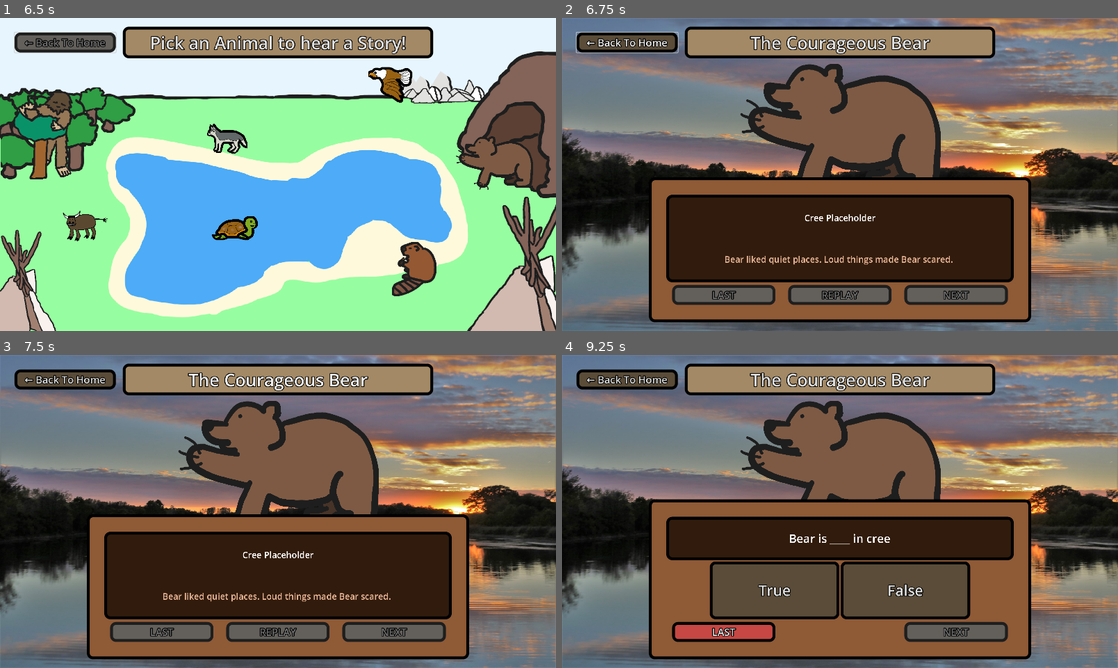
Above: before the commit, frames 1-4 (two rows, left to right).
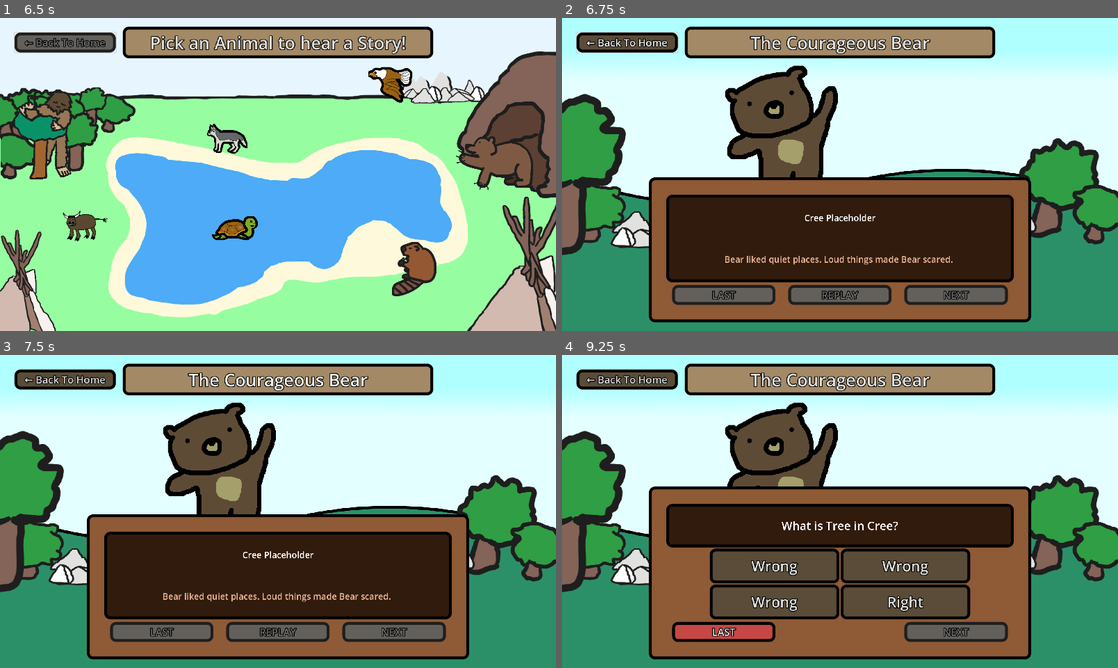
Above: after the commit, the same moments.

Repository: PolTwice/ProjectTanisi
Game: Godot game, scene res://main.tscn
Two runs of this game, one before a commit and one after it. Both use one fixed random seed, a clock stepped at 60 frames per second and the inputs below.
Inputs (mouse positions are in pixels of both pictures, inside the frame that each line leads up to):
- Up to frame 1 (6.5 s): click "Pick an Animal to hear a Stor…" at 0.5 s; click "Pick an Animal to hear a Stor…" at 1.25 s; click "Pick an Animal to hear a Stor…" at 2 s; tap Enter at 2.75 s; move the mouse to (83, 227) at 2.77 s; click (83, 227) at 2.92 s; click "Buffalo Learns Respect" at 3.5 s; click "Buffalo Learns Respect" at 4.25 s; click "Buffalo Learns Respect" at 5 s; click "← Back To Home" at 5.75 s
- Up to frame 2 (6.75 s): move the mouse to (1056, 161) at 6.52 s; click (1056, 161) at 6.67 s
- Up to frame 3 (7.5 s): click "The Courageous Bear" at 7.25 s
- Up to frame 4 (9.25 s): click "REPLAY" at 8 s; click "NEXT" at 8.75 s

Frame 1 is identical in both runs. In frame 2, 60% of the frame differs, in the area x 0-100%, y 0-100%; in frame 3, 60%; in frame 4, 66%.

Commit message:
Added new assets and added to resource for bear

Diff:
--- a/ChapterOne/BearLesson/BearLesson.tscn
+++ b/ChapterOne/BearLesson/BearLesson.tscn
@@ -11,6 +11,6 @@
 [node name="StoryManager" parent="." instance=ExtResource("1_0qtf8")]
 lessonName = "The Courageous Bear"
 storyResource = ExtResource("2_b786v")
-quizResourceArray = Array[Resource]([ExtResource("3_mbisl"), ExtResource("4_7lgg7")])
+quizResourceArray = Array[Resource]([ExtResource("4_7lgg7"), ExtResource("3_mbisl")])
 animationResource = ExtResource("4_3v5wr")
 order = Array[int]([1, 0, 1, 1, 1, 1, 1, 1, 0])
--- a/GenericScenes/Animation/animation.tscn
+++ b/GenericScenes/Animation/animation.tscn
@@ -46,8 +46,7 @@
 texture = ExtResource("2_lbjq8")
 
 [node name="AnimatedSprite" type="AnimatedSprite2D" parent="."]
-position = Vector2(960, 400)
-scale = Vector2(0.26, 0.26)
+position = Vector2(960, 540)
 sprite_frames = SubResource("SpriteFrames_jvqao")
 autoplay = "default"
 
--- a/GenericScenes/QuizBox/QuizBox.gd
+++ b/GenericScenes/QuizBox/QuizBox.gd
@@ -38,7 +38,6 @@
 		button_d.text = quizResourceChild.choices[3]
 	else:
 		button_cd_box.visible=false;
-		quizResourceChild.correctIndex = 0
 
 	#if there is no picture, hide the picture, else change the texture
 	if quizResourceChild.picture == null:
--- a/Tests/testanimation.tres
+++ b/Tests/testanimation.tres
@@ -1,23 +1,28 @@
-[gd_resource type="Resource" script_class="animation_resource" load_steps=12 format=3 uid="uid://ddy5isyiun7lu"]
+[gd_resource type="Resource" script_class="animation_resource" load_steps=20 format=3 uid="uid://ddy5isyiun7lu"]
 
-[ext_resource type="Texture2D" uid="uid://cb8bgyndqk7gf" path="res://ChapterOne/AnimalSelectScenes/assets/Bear/bear_1.png" id="1_u07oa"]
-[ext_resource type="Texture2D" uid="uid://dvxnwbe13jlf1" path="res://ChapterOne/AnimalSelectScenes/assets/Bear/bear_2.png" id="2_ak1bn"]
-[ext_resource type="Texture2D" uid="uid://jf2lmc8oc04y" path="res://ChapterOne/AnimalSelectScenes/assets/Beaver/beaver1.png" id="3_nh3f2"]
-[ext_resource type="Texture2D" uid="uid://cneps1tdfqw2f" path="res://ChapterOne/AnimalSelectScenes/assets/Beaver/beaver2.png" id="4_pg4te"]
-[ext_resource type="Texture2D" uid="uid://ejgo44y5ulv6" path="res://ChapterOne/AnimalSelectScenes/assets/Beaver/beaver3.png" id="5_8mg24"]
-[ext_resource type="Texture2D" uid="uid://c05dxqxmpevdp" path="res://ChapterOne/AnimalSelectScenes/assets/Beaver/beaver4.png" id="6_hsc4b"]
-[ext_resource type="Texture2D" uid="uid://bqxs1aqjc2ym0" path="res://Tests/TestLake.jpeg" id="7_xj28g"]
-[ext_resource type="Texture2D" uid="uid://bj3i0b0se30n0" path="res://Tests/1-94eaf38c.jpg" id="8_j2cr7"]
+[ext_resource type="Texture2D" uid="uid://0oqcvwbbatkp" path="res://ChapterOne/BearLesson/assets/visuals/Animations/bearOne1.png" id="1_c4q0d"]
+[ext_resource type="Texture2D" uid="uid://dwkhlcckwspk8" path="res://ChapterOne/BearLesson/assets/visuals/Animations/bearOne2.png" id="2_u07oa"]
+[ext_resource type="Texture2D" uid="uid://qc3wn54uqy56" path="res://ChapterOne/BearLesson/assets/visuals/Animations/bearTwo1.png" id="3_ak1bn"]
+[ext_resource type="Texture2D" uid="uid://b8mrf367ia1i4" path="res://ChapterOne/BearLesson/assets/visuals/Animations/bearTwo2.png" id="4_nh3f2"]
+[ext_resource type="Texture2D" uid="uid://bf53rjojkenl7" path="res://ChapterOne/BearLesson/assets/visuals/Animations/bearTwo3.png" id="5_pg4te"]
+[ext_resource type="Texture2D" uid="uid://bsdm6ijx4vod3" path="res://ChapterOne/BearLesson/assets/visuals/Animations/bearThree1.png" id="6_ak1bn"]
+[ext_resource type="Texture2D" uid="uid://si521w2at0d8" path="res://ChapterOne/BearLesson/assets/visuals/Animations/bearThree2.png" id="7_nh3f2"]
+[ext_resource type="Texture2D" uid="uid://cljamduldes7g" path="res://ChapterOne/BearLesson/assets/visuals/Backgrounds/BG.png" id="8_ak1bn"]
+[ext_resource type="Texture2D" uid="uid://cnjg3ct5pxf4m" path="res://ChapterOne/BearLesson/assets/visuals/Animations/bearFour2.png" id="8_hsc4b"]
 [ext_resource type="Script" uid="uid://6xhkksjm7u2i" path="res://GenericScenes/Animation/animationResource.gd" id="9_afs7u"]
+[ext_resource type="Texture2D" uid="uid://xt8faofybc6l" path="res://ChapterOne/BearLesson/assets/visuals/Backgrounds/darkBG.png" id="9_nh3f2"]
+[ext_resource type="Texture2D" uid="uid://cct1nn35duv7p" path="res://ChapterOne/BearLesson/assets/visuals/Animations/bearFour1.png" id="9_xj28g"]
+[ext_resource type="Texture2D" uid="uid://db0xjyvo10xud" path="res://ChapterOne/BearLesson/assets/visuals/Animations/BearFive1.png" id="10_j2cr7"]
+[ext_resource type="Texture2D" uid="uid://f3bks4vu6jh5" path="res://ChapterOne/BearLesson/assets/visuals/Animations/BearFive2.png" id="11_afs7u"]
 
 [sub_resource type="SpriteFrames" id="SpriteFrames_qh17n"]
 animations = [{
 "frames": [{
 "duration": 1.0,
-"texture": ExtResource("1_u07oa")
+"texture": ExtResource("1_c4q0d")
 }, {
 "duration": 1.0,
-"texture": ExtResource("2_ak1bn")
+"texture": ExtResource("2_u07oa")
 }],
 "loop": true,
 "name": &"default",
@@ -33,16 +38,145 @@
 animations = [{
 "frames": [{
 "duration": 1.0,
-"texture": ExtResource("3_nh3f2")
+"texture": ExtResource("3_ak1bn")
 }, {
 "duration": 1.0,
-"texture": ExtResource("4_pg4te")
+"texture": ExtResource("3_ak1bn")
 }, {
 "duration": 1.0,
-"texture": ExtResource("5_8mg24")
+"texture": ExtResource("3_ak1bn")
 }, {
 "duration": 1.0,
-"texture": ExtResource("6_hsc4b")
+"texture": ExtResource("4_nh3f2")
+}, {
+"duration": 1.0,
+"texture": ExtResource("4_nh3f2")
+}, {
+"duration": 1.0,
+"texture": ExtResource("4_nh3f2")
+}, {
+"duration": 1.0,
+"texture": ExtResource("4_nh3f2")
+}, {
+"duration": 1.0,
+"texture": ExtResource("4_nh3f2")
+}, {
+"duration": 1.0,
+"texture": ExtResource("5_pg4te")
+}, {
+"duration": 1.0,
+"texture": ExtResource("5_pg4te")
+}, {
+"duration": 1.0,
+"texture": ExtResource("5_pg4te")
+}, {
+"duration": 1.0,
+"texture": ExtResource("5_pg4te")
+}, {
+"duration": 1.0,
+"texture": ExtResource("5_pg4te")
+}],
+"loop": true,
+"name": &"default",
+"speed": 5.0
+}]
+
+[sub_resource type="SpriteFrames" id="SpriteFrames_pg4te"]
+animations = [{
+"frames": [{
+"duration": 1.0,
+"texture": ExtResource("6_ak1bn")
+}, {
+"duration": 1.0,
+"texture": ExtResource("6_ak1bn")
+}, {
+"duration": 1.0,
+"texture": ExtResource("7_nh3f2")
+}, {
+"duration": 1.0,
+"texture": ExtResource("7_nh3f2")
+}, {
+"duration": 1.0,
+"texture": ExtResource("7_nh3f2")
+}, {
+"duration": 1.0,
+"texture": ExtResource("7_nh3f2")
+}, {
+"duration": 1.0,
+"texture": ExtResource("7_nh3f2")
+}],
+"loop": true,
+"name": &"default",
+"speed": 5.0
+}]
+
+[sub_resource type="SpriteFrames" id="SpriteFrames_0mxe5"]
+animations = [{
+"frames": [{
+"duration": 1.0,
+"texture": ExtResource("8_hsc4b")
+}, {
+"duration": 1.0,
+"texture": ExtResource("8_hsc4b")
+}, {
+"duration": 1.0,
+"texture": ExtResource("8_hsc4b")
+}, {
+"duration": 1.0,
+"texture": ExtResource("8_hsc4b")
+}, {
+"duration": 1.0,
+"texture": ExtResource("9_xj28g")
+}, {
+"duration": 1.0,
+"texture": ExtResource("9_xj28g")
+}, {
+"duration": 1.0,
+"texture": ExtResource("9_xj28g")
+}, {
+"duration": 1.0,
+"texture": ExtResource("9_xj28g")
+}, {
+"duration": 1.0,
+"texture": ExtResource("9_xj28g")
+}],
+"loop": true,
+"name": &"default",
+"speed": 5.0
+}]
+
+[sub_resource type="SpriteFrames" id="SpriteFrames_4q7wu"]
+animations = [{
+"frames": [{
+"duration": 1.0,
+"texture": ExtResource("10_j2cr7")
+}, {
+"duration": 1.0,
+"texture": ExtResource("10_j2cr7")
+}, {
+"duration": 1.0,
+"texture": ExtResource("10_j2cr7")
+}, {
+"duration": 1.0,
+"texture": ExtResource("10_j2cr7")
+}, {
+"duration": 1.0,
+"texture": ExtResource("10_j2cr7")
+}, {
+"duration": 1.0,
+"texture": ExtResource("11_afs7u")
+}, {
+"duration": 1.0,
+"texture": ExtResource("11_afs7u")
+}, {
+"duration": 1.0,
+"texture": ExtResource("11_afs7u")
+}, {
+"duration": 1.0,
+"texture": ExtResource("11_afs7u")
+}, {
+"duration": 1.0,
+"texture": ExtResource("11_afs7u")
 }],
 "loop": true,
 "name": &"default",
@@ -51,6 +185,6 @@
 
 [resource]
 script = ExtResource("9_afs7u")
-backgrounds = Array[Texture]([ExtResource("7_xj28g"), ExtResource("8_j2cr7"), ExtResource("7_xj28g"), ExtResource("8_j2cr7"), ExtResource("7_xj28g"), ExtResource("8_j2cr7"), ExtResource("7_xj28g")])
-animations = Array[SpriteFrames]([SubResource("SpriteFrames_qh17n"), SubResource("SpriteFrames_dmp52"), SubResource("SpriteFrames_qh17n"), SubResource("SpriteFrames_dmp52"), SubResource("SpriteFrames_qh17n"), SubResource("SpriteFrames_dmp52"), SubResource("SpriteFrames_qh17n")])
+backgrounds = Array[Texture]([ExtResource("8_ak1bn"), ExtResource("9_nh3f2"), ExtResource("9_nh3f2"), ExtResource("9_nh3f2"), ExtResource("9_nh3f2"), ExtResource("9_nh3f2"), ExtResource("8_ak1bn")])
+animations = Array[SpriteFrames]([SubResource("SpriteFrames_qh17n"), SubResource("SpriteFrames_dmp52"), SubResource("SpriteFrames_pg4te"), SubResource("SpriteFrames_0mxe5"), SubResource("SpriteFrames_4q7wu"), SubResource("SpriteFrames_4q7wu"), SubResource("SpriteFrames_qh17n")])
 metadata/_custom_type_script = "uid://6xhkksjm7u2i"
Binary file added: ChapterOne/BearLesson/assets/visuals/Animations/BearFive1.png
Not shown, added: ChapterOne/BearLesson/assets/visuals/Animations/BearFive1.png.import
Binary file added: ChapterOne/BearLesson/assets/visuals/Animations/BearFive2.png
Not shown, added: ChapterOne/BearLesson/assets/visuals/Animations/BearFive2.png.import
Binary file added: ChapterOne/BearLesson/assets/visuals/Animations/bearFour1.png
Not shown, added: ChapterOne/BearLesson/assets/visuals/Animations/bearFour1.png.import
Binary file added: ChapterOne/BearLesson/assets/visuals/Animations/bearFour2.png
Not shown, added: ChapterOne/BearLesson/assets/visuals/Animations/bearFour2.png.import
Binary file added: ChapterOne/BearLesson/assets/visuals/Animations/bearOne1.png
Not shown, added: ChapterOne/BearLesson/assets/visuals/Animations/bearOne1.png.import
Binary file added: ChapterOne/BearLesson/assets/visuals/Animations/bearOne2.png
Not shown, added: ChapterOne/BearLesson/assets/visuals/Animations/bearOne2.png.import
(and 14 more such lines)
